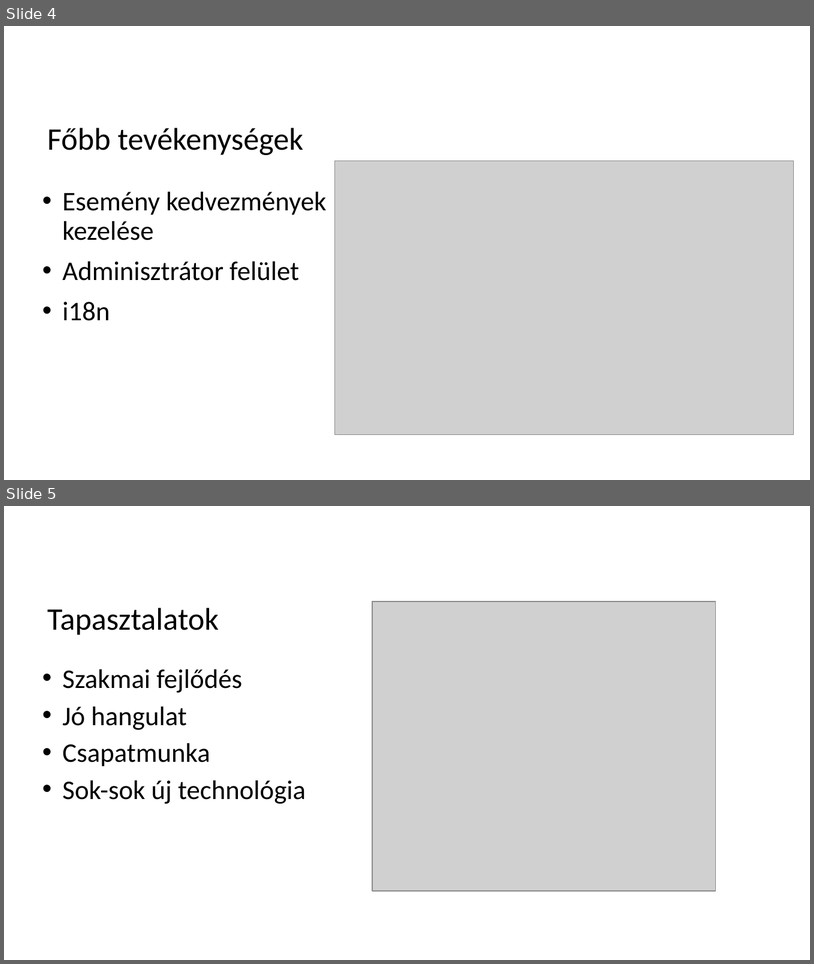
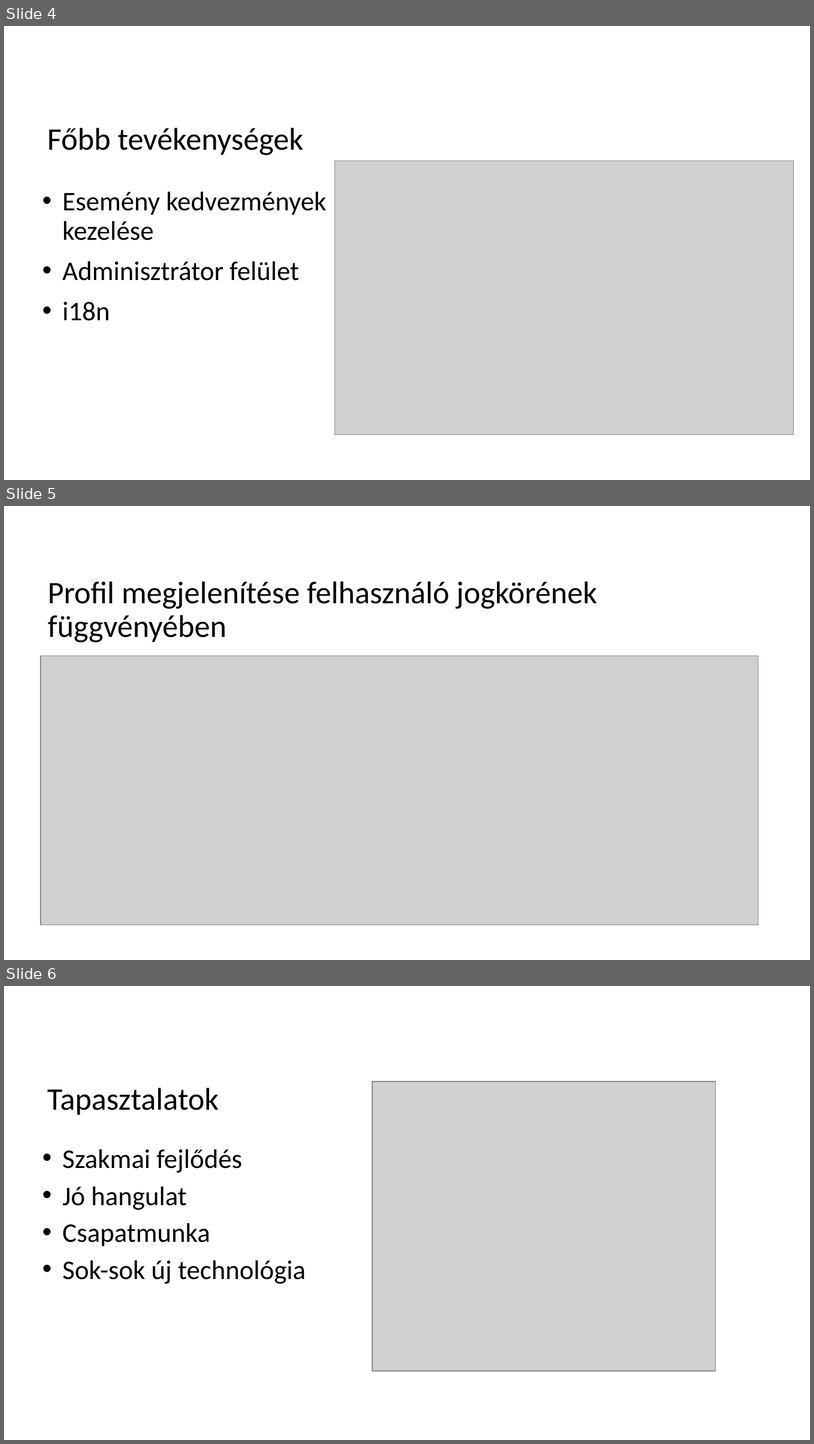
Before and after one commit to schonherz-java-ee-2016-summer/project, a slide deck: presentations/venue/czegenyi_roland/prezi_JAVA_EE_czegenyi_roland.pptx. Shown one above the other, each under a label of ours: slides 4 and 5 before the commit, slides 4, 5 and 6 after it. The pictures are 814x964 and 814x1444 pixels, drawn with LibreOffice and Linux fonts; fonts in the diff are those of the drawing; grey boxes stand for pictures; background and template pictures are left out. Boxes give left, top, right and bottom in pixels: in the first picture for what was removed or moved away, otherwise in the second. Text is boxed around its words. In the diff, an @@ line names an element or a change of style, - is before the commit and + after.

```diff
--- a/presentations/venue/czegenyi_roland/prezi_JAVA_EE_czegenyi_roland.pptx
+++ b/presentations/venue/czegenyi_roland/prezi_JAVA_EE_czegenyi_roland.pptx
@@ slide 5 added at (4,506,810,960), background picture (left out) @@
@@ title added at (48,581,597,642), 28 pt, text #000000 @@
+Profil megjelenítése felhasználó jogkörének függvényében
@@ picture added at (40,655,758,925) @@
@@ what was slide 5 is now slide 6 @@
```
Also in this commit, not shown: 1 slide changed.
